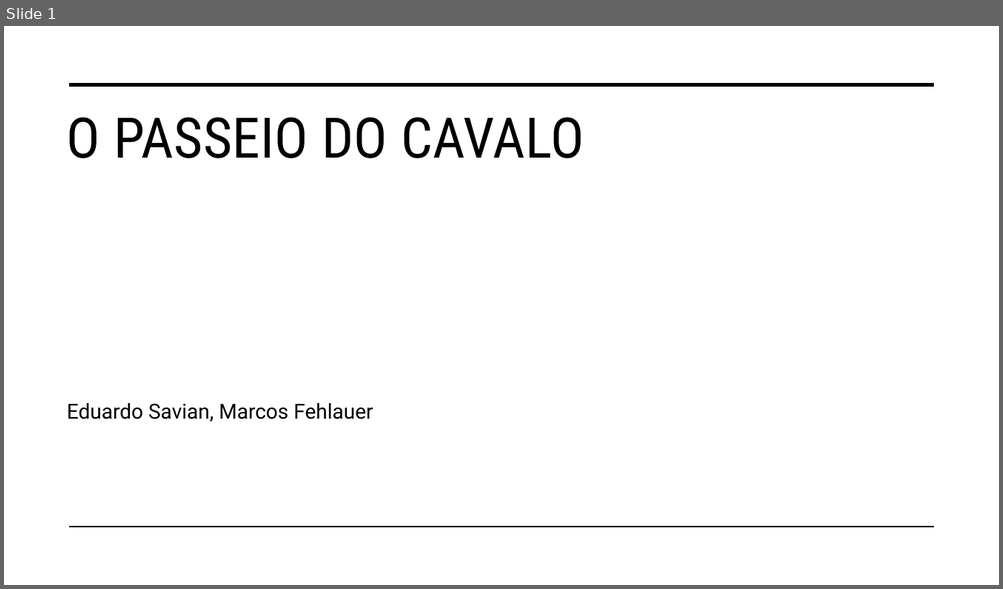
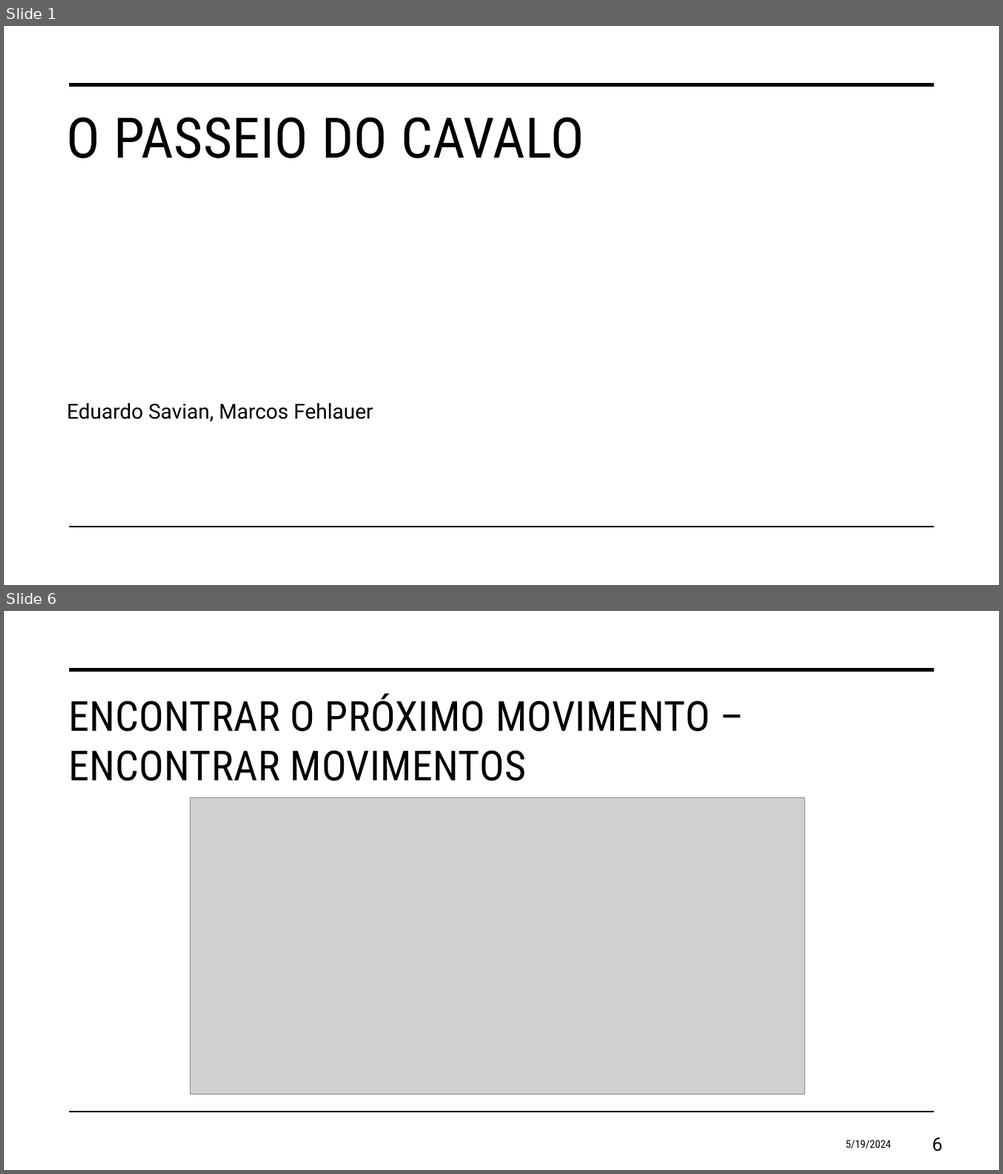
Before and after one commit to eduardosavian/chess-horse-tour, a slide deck: Presentation.pptx. Shown one above the other, each under a label of ours: slide 1 before the commit, slides 1 and 6 after it; the slides between them are not shown. The pictures are 1003x589 and 1003x1174 pixels, drawn with LibreOffice and Linux fonts; fonts in the diff are those of the drawing; grey boxes stand for pictures. Boxes give left, top, right and bottom in pixels: in the first picture for what was removed or moved away, otherwise in the second. Text is boxed around its words. In the diff, an @@ line names an element or a change of style, - is before the commit and + after.

```diff
--- a/Presentation.pptx
+++ b/Presentation.pptx
@@ slide 6 added at (4, 611, 999, 1170), background #FFFFFF; not listed: 2 template elements that a slide beside it also shows @@
@@ title added at (68, 693, 710, 781), 40 pt, text #000000 @@
+ENCONTRAR O PRÓXIMO MOVIMENTO – ENCONTRAR MOVIMENTOS
@@ picture added at (190, 798, 805, 1095) @@
@@ text added at (845, 1140, 891, 1149), 10.5 pt, text #000000 @@
+5/19/2024
@@ page number added at (932, 1138, 942, 1152), 18 pt, text #000000 @@
+6
```
Also in this commit, not shown: 8 slides changed, 14 other slides added, 5 other files.
